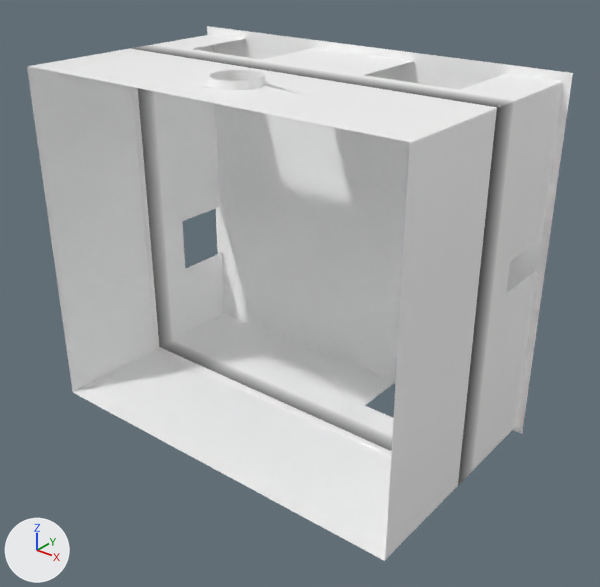
An edit to the glTF model assets/units/pd2_mod_hgs/architecture/bld_storeroom_int.glb, drawn before and after from the same camera.
Camera for both pictures: a 50 mm lens placed at (8.67, -22.85, 16.53), pointed at (-6.15, -4.32, 5.04). The axes (+X, +Y, +Z) are drawn at lower left. The lights are the same throughout. Where no turn or scale is listed for an object, it has been applied to the vertices. Vertices at the same position are counted once.

Objects in the first picture: 'g_bld_storeroom_int'.
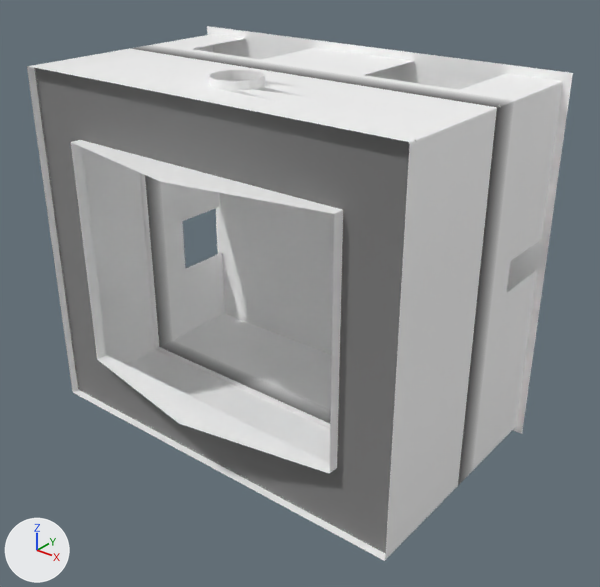
Edits to the bpy script that builds the scene:
```text
Add mat_mat_metal_walls_vtx:
    mat_mat_metal_walls_vtx = bpy.data.materials.new('mat_metal_walls_vtx')
    mat_mat_metal_walls_vtx.use_nodes = True; mat_mat_metal_walls_vtx.node_tree.nodes.clear()
    _N = mat_mat_metal_walls_vtx.node_tree.nodes; _L = mat_mat_metal_walls_vtx.node_tree.links
    n0 = _N.new('ShaderNodeBsdfPrincipled'); n0.name = 'Principled BSDF'
    n0.inputs[1].default_value = 1.0  # 'Metallic'
    n0.inputs[2].default_value = 1.0  # 'Roughness'
    n1 = _N.new('ShaderNodeOutputMaterial'); n1.name = 'Material Output'
    n2 = _N.new('ShaderNodeVertexColor'); n2.name = 'Color Attribute'
    _L.new(n0.outputs[0], n1.inputs[0])  # 'BSDF' to 'Surface'
    _L.new(n2.outputs[0], n0.inputs[0])  # 'Color' to 'Base Color'
Add mat_mat_bld_trims_vtx:
    mat_mat_bld_trims_vtx = bpy.data.materials.new('mat_bld_trims_vtx')
    mat_mat_bld_trims_vtx.use_nodes = True; mat_mat_bld_trims_vtx.node_tree.nodes.clear()
    _N = mat_mat_bld_trims_vtx.node_tree.nodes; _L = mat_mat_bld_trims_vtx.node_tree.links
    n0 = _N.new('ShaderNodeBsdfPrincipled'); n0.name = 'Principled BSDF'
    n0.inputs[1].default_value = 1.0  # 'Metallic'
    n0.inputs[2].default_value = 1.0  # 'Roughness'
    n1 = _N.new('ShaderNodeOutputMaterial'); n1.name = 'Material Output'
    n2 = _N.new('ShaderNodeVertexColor'); n2.name = 'Color Attribute'
    _L.new(n0.outputs[0], n1.inputs[0])  # 'BSDF' to 'Surface'
    _L.new(n2.outputs[0], n0.inputs[0])  # 'Color' to 'Base Color'
Change me_plane_002:
    used by ob_g_bld_storeroom_int; location = (0.0, 0.0, 0.0)
    remove me_plane_002.from_pydata(...)  # 731 vertices, 1235 faces; spans x -14.0..0.0, y -8.0..0.2, z 0.0..12.0
    add me_plane_002.from_pydata(...)  # 862 vertices, 1437 faces; spans x -14.0..0.0, y -9.0..0.2, z 0.0..12.0
    me_plane_002 part 1: a new loose piece of 60 vertices spanning x -13.75..-0.25, y -7.75..-7.53, z 0.15..11.75, in mat_mat_bricks_blend
    me_plane_002 part 2: a new loose piece of 48 vertices spanning x -12.0..-2.0, y -7.75..-7.7, z 2.15..9.85, in mat_mat_bld_trims_vtx
    me_plane_002 part 3: a new loose piece of 23 vertices spanning x -13.75..-0.25, y -9.0..-7.75, z 0.15..11.75
    me_plane_002 part 4: 3 kept faces spanning x -4.0..-0.3, y -6.0..-4.0, z 0.15 get new vertex colours
    add me_plane_002.materials.append(mat_mat_bld_trims_vtx)
    add me_plane_002.materials.append(mat_mat_metal_walls_vtx)
```

Boxes [x1, y1, x2, y2] around the edits, measured in the pictures (600 x 587 px):
part 1 of me_plane_002, added: after [35, 69, 421, 551]
part 2 of me_plane_002, added: after [81, 147, 330, 464]
part 3 of me_plane_002, added: after [34, 68, 416, 554]
part 4 of me_plane_002, recoloured: before [321, 442, 391, 504]
